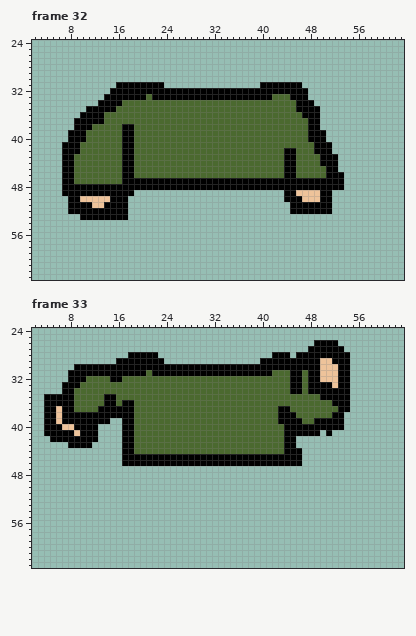
Pixel-art file: asprite/hischooler.aseprite. The first picture shows the starting point.
64x64 pixels, 76 frames. Shown: frame 32: x 2..63, y 24..63; frame 33: x 2..63, y 24..63. The commit also changed other frames, which this record leaves out.
After:
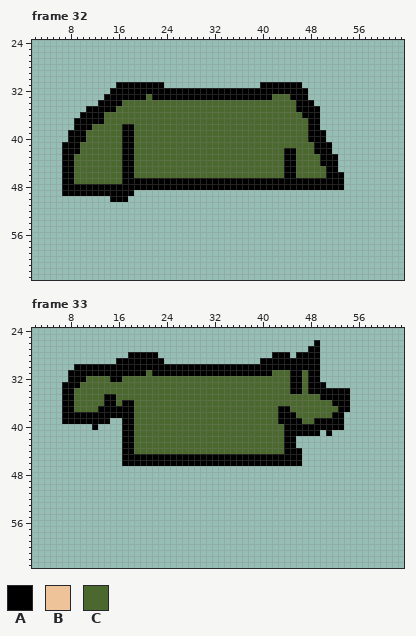
Palette (. is transparent): A #000000  B #eec39a  C #4b692f
What changed:
Changed rows in their new state; - is an unchanged pixel.
Frame 32, layer "shirt":
first column x 8:
49 ------------------------------------........
50 .......-----------------------------........
51 ..........---------------------------.......
52 ..........---------------------------.......
53 --........----------------------------------
Frame 33, layer "shirt":
first column x 4:
26 ----------------------------------------------...--
27 ----------------------------------------------....-
28 ----------------------------------------------.....
29 ----------------------------------------------.....
30 ----------------------------------------------.....
31 ----------------------------------------------.....
32 ----------------------------------------------.....
33 -----------------------------------------------....
35 ...------------------------------------------------
36 ...------------------------------------------------
37 ...------------------------------------------------
38 ...------------------------------------------------
39 ...------------------------------------------------
40 ........-------------------------------------------
41 .........------------------------------------------
42 -........------------------------------------------
43 ----....-------------------------------------------
Changed places in both pictures, as pixel boxes (x1, y1, x2, y2):
erased: (284, 190, 332, 214)
erased: (68, 196, 128, 220)
erased: (320, 340, 350, 388)
erased: (44, 394, 98, 448)
